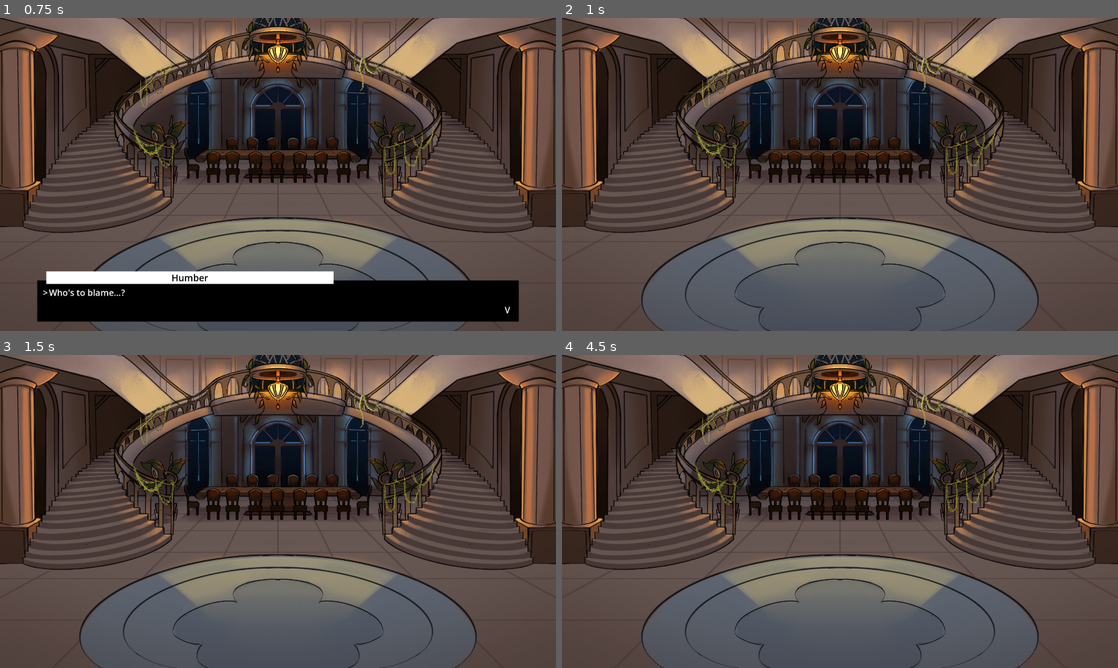
Above: before the commit, frames 1-4 (two rows, left to right).
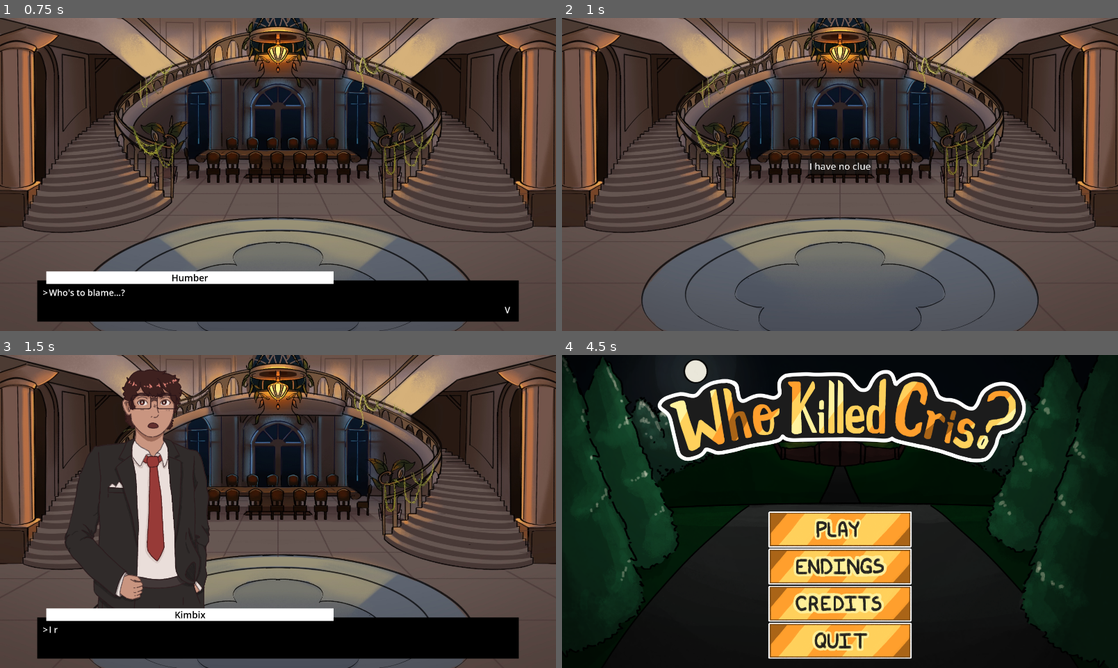
Above: after the commit, the same moments.

Repository: Kimbix/WKC
Game: Godot game, scene res://Scenes/Ending/SCN_endings.tscn
Same seed, same stepped clock (60 frames per second), same inputs: the game is played once before the commit and once after it. This scene is started directly instead of the project's main scene.
Inputs (mouse positions are in pixels of both pictures, inside the frame that each line leads up to):
- Up to frame 1 (0.75 s): tap Enter (ui_accept) at 0.5 s; move the mouse to (400, 158) at 0.52 s; hold Right (dodge_right) from 0.53 s (still down); click (400, 158) at 0.67 s
- Up to frame 2 (1 s): keep holding Right (dodge_right); tap Enter (ui_accept) at 0.77 s
- Up to frame 3 (1.5 s): release Right (dodge_right) at 1.25 s; click (278, 502) at 1.25 s, where only the run after the commit has a clickable "I have no clue"
- Up to frame 4 (4.5 s): drag from (728, 527) to (812, 574) at 2.02 s; tap Enter (ui_accept) at 2.75, 3.5, 4.25 s; move the mouse to (895, 442) at 2.77 s; hold Right (dodge_right) 2.78-3.5 s; drag from (812, 574) to (673, 464) at 3.52 s; move the mouse to (1006, 558) at 4.27 s; hold Left (dodge_left) from 4.28 s (still down)

Frame 1 is identical in both runs. In frame 2, 0.1% of the frame differs, in the area x 44-56%, y 45-50%; in frame 3, 25%; in frame 4, 92%, in the area x 0-100%, y 0-100%.

Commit message:
Added empty ending

Diff:
--- a/Scenes/Ending/SCN_endings.tscn
+++ b/Scenes/Ending/SCN_endings.tscn
@@ -37,6 +37,12 @@
 layout_mode = 2
 theme_override_font_sizes/font_size = 32
 text = "Cris"
+
+[node name="None" type="Button" parent="ButtonsLayer/EndingsContainer"]
+visible = false
+layout_mode = 2
+theme_override_font_sizes/font_size = 32
+text = "I have no clue"
 
 [node name="Ukesito" type="Button" parent="ButtonsLayer/EndingsContainer"]
 visible = false
@@ -93,6 +99,7 @@
 text = "Bici"
 
 [connection signal="pressed" from="ButtonsLayer/EndingsContainer/Cris" to="ScnIntroCutscene" method="_on_cris_pressed"]
+[connection signal="pressed" from="ButtonsLayer/EndingsContainer/None" to="ScnIntroCutscene" method="_on_none_pressed"]
 [connection signal="pressed" from="ButtonsLayer/EndingsContainer/Ukesito" to="ScnIntroCutscene" method="_on_ukesito_pressed"]
 [connection signal="pressed" from="ButtonsLayer/EndingsContainer/Yeetus" to="ScnIntroCutscene" method="_on_yeetus_pressed"]
 [connection signal="pressed" from="ButtonsLayer/EndingsContainer/Cyrus" to="ScnIntroCutscene" method="_on_cyrus_pressed"]
--- a/Scenes/Ending/SCR_endings.gd
+++ b/Scenes/Ending/SCR_endings.gd
@@ -1,4 +1,9 @@
 extends Node2D
+
+## Navigation bar, use the Ctrl + F function to look for these anchors
+# NO IDEA ENDING
+
+var save_dict = {}
 
 const mansion_background = preload("res://Scenes/Intro Cutscene/Main.jpg")
 const black_background = preload("res://Global/Solid_black.png")
@@ -33,6 +38,12 @@
 		State.START:
 			show_buttons()
 			endings_buttons.visible = true
+			var cant_figure = true
+			for button in $"../ButtonsLayer/EndingsContainer".get_children():
+				print(button.visible)
+				if button.visible: cant_figure = false
+			if cant_figure:
+				$"../ButtonsLayer/EndingsContainer/None".visible = true
 		State.SEEING_ENDING:
 			get_tree().change_scene_to_file("res://Scenes/Main Menu/SCN_main_menu.tscn")
 		State.CONO_ENDING:
@@ -46,7 +57,11 @@
 	for ending in ScrPersistentData.possible_endings:
 		match(ending):
 			ScrPersistentData.Endings.CRIS:
-				$"../ButtonsLayer/EndingsContainer/Cris".visible = true
+				var show_button = true
+				for key in save_dict:
+					if (key == "cris"): continue
+					if (!save_dict[key]): show_button = false
+				$"../ButtonsLayer/EndingsContainer/Cris".visible = show_button
 			ScrPersistentData.Endings.UKESITO:
 				$"../ButtonsLayer/EndingsContainer/Ukesito".visible = true
 			ScrPersistentData.Endings.YEETUS:
@@ -56,7 +71,11 @@
 			ScrPersistentData.Endings.KIMBIX:
 				$"../ButtonsLayer/EndingsContainer/Kimbix".visible = true
 			ScrPersistentData.Endings.CONO:
-				$"../ButtonsLayer/EndingsContainer/Cono".visible = true
+				var show_button = true
+				for key in save_dict:
+					if (key == "cono" or key == "cris"): continue
+					if (!save_dict[key]): show_button = false
+				$"../ButtonsLayer/EndingsContainer/Cono".visible = show_button
 			ScrPersistentData.Endings.KIRI:
 				$"../ButtonsLayer/EndingsContainer/Kiri".visible = true
 			ScrPersistentData.Endings.MAGNITUDE:
@@ -730,7 +749,18 @@
 	tbi.queue_dialogue("EGGNOID ENDING", "...")
 	tbi.queue_dialogue("...", "...")
 
-var save_dict = {}
+# NO IDEA ENDING
+func _on_none_pressed():
+	endings_buttons.visible = false
+	current_state = State.SEEING_ENDING
+
+	tbi.sprite_change("Kimbix",kimbix_serious_speak,true)
+	tbi.queue_dialogue("I really have no idea who did this", "Kimbix")
+	tbi.sprite_change("Kimbix",kimbix_serious_no_speak,true)
+
+	tbi.queue_dialogue("...", "...")
+
+
 func load_game():
 	if not FileAccess.file_exists("user://endings.json"):
 		save_dict = {
